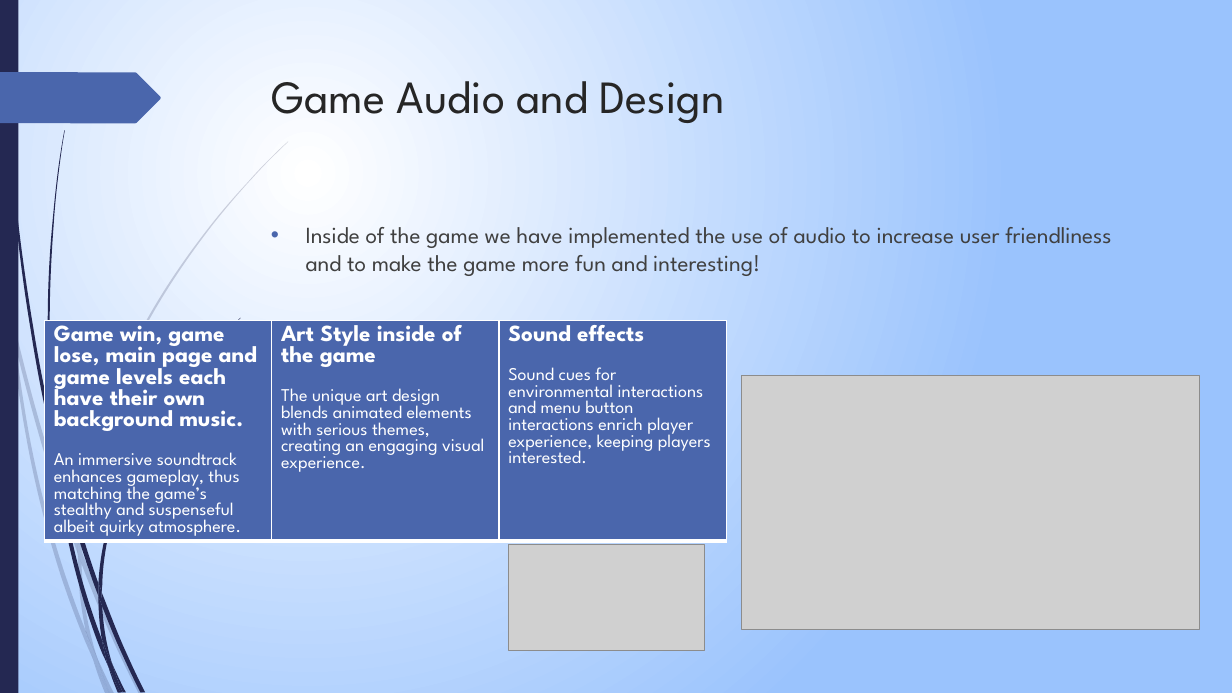
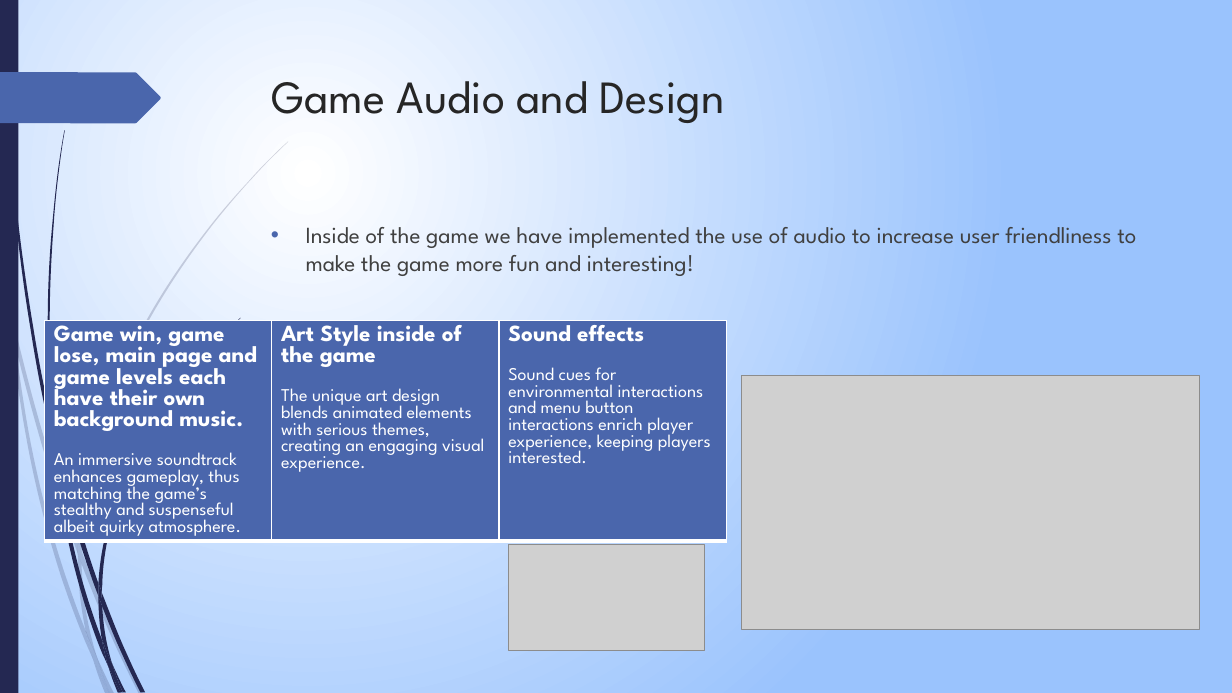
Before and after one commit to ChloeWoodman/Dont-Burst-My-Bubble-Game, a slide deck: slide 6 of Don't Burst My Bubble Presentation.pptx. Drawn at 1232x693 pixels with LibreOffice and Linux fonts; fonts in the diff are those of the drawing; grey boxes stand for pictures. Boxes give left, top, right and bottom in pixels: in the first picture for what was removed or moved away, otherwise in the second. Text is boxed around its words. In the diff, an @@ line names an element or a change of style, - is before the commit and + after.

```diff
--- a/Don't Burst My Bubble Presentation.pptx
+++ b/Don't Burst My Bubble Presentation.pptx
@@ text at (x1=306, y1=227, x2=1136, y2=276): text changed @@
-• Inside of the game we have implemented the use of audio to increase user friendliness and to make the game more fun and interesting!
+• Inside of the game we have implemented the use of audio to increase user friendliness to make the game more fun and interesting!
```
Also in this commit, not shown: 2 other slides changed.
